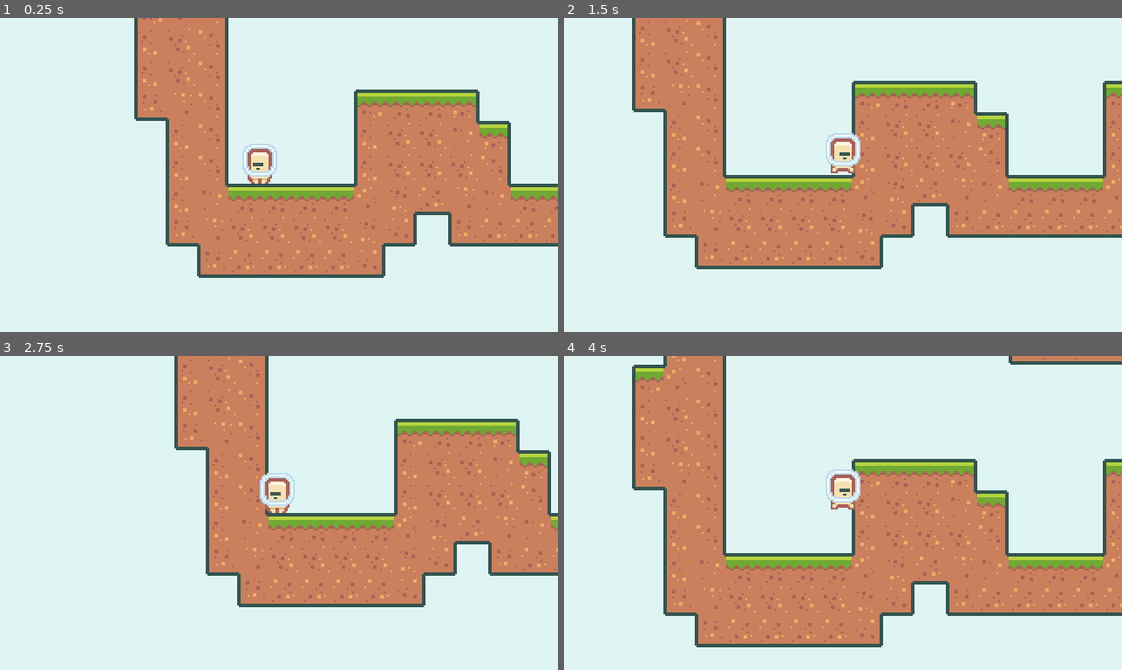
Above: before the commit, frames 1-4 (two rows, left to right).
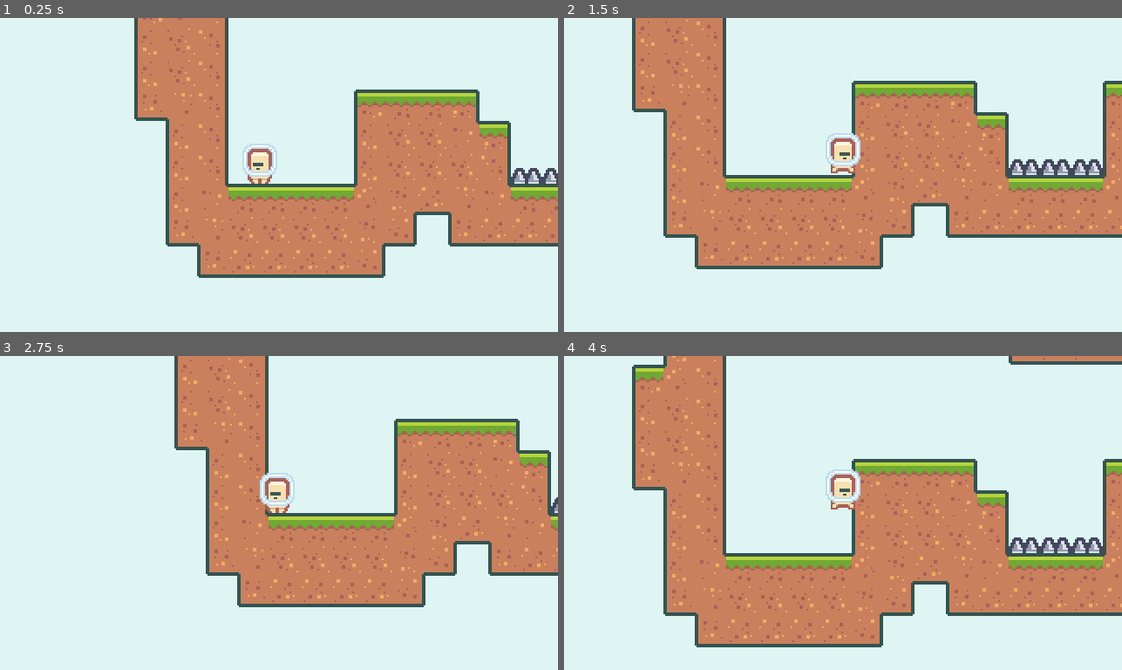
Above: after the commit, the same moments.

Repository: AJGeel/2D-Platformer
Game: Godot game, scene res://scenes/Main.tscn
The game is run twice, just before and just after one commit, with the same random seed, the same clock (stepped at 60 frames per second) and the same inputs.
Inputs:
- Up to frame 1 (0.25 s): no input
- Up to frame 2 (1.5 s): hold D (move_right) from 0.53 s (still down); tap W (jump) at 0.77 s
- Up to frame 3 (2.75 s): tap W (jump) at 1.52 s; release D (move_right) at 2.03 s; hold A (move_left) from 2.03 s (still down)
- Up to frame 4 (4 s): release A (move_left) at 2.78 s; hold D (move_right) from 2.78 s (still down); tap W (jump) at 3.02, 3.77 s

The runs differ from the first frame. In frame 1, 0.3% of the frame differs, in the area x 91-100%, y 47-53%; in frame 2, 0.5%, in the area x 79-97%, y 45-50%; in frame 3, less than 0.1%; in frame 4, 0.5%.

Commit message:
Add spikes scene

Diff:
--- a/project.godot
+++ b/project.godot
@@ -77,6 +77,11 @@
  ]
 }
 
+[layer_names]
+
+2d_physics/layer_19="HAZARD"
+2d_physics/layer_20="PICKUP"
+
 [physics]
 
 common/enable_pause_aware_picking=true
--- a/scenes/Coin.tscn
+++ b/scenes/Coin.tscn
@@ -82,13 +82,12 @@
 anims/pickup = SubResource( 4 )
 
 [node name="Area2D" type="Area2D" parent="."]
-collision_layer = 128
-collision_mask = 128
+collision_layer = 524288
+collision_mask = 524288
 
 [node name="CollisionShape2D" type="CollisionShape2D" parent="Area2D"]
 shape = SubResource( 2 )
 
 [node name="AnimatedSprite" type="AnimatedSprite" parent="."]
 frames = SubResource( 1 )
-frame = 1
 playing = true
--- a/scenes/Main.tscn
+++ b/scenes/Main.tscn
@@ -1,9 +1,10 @@
-[gd_scene load_steps=5 format=2]
+[gd_scene load_steps=6 format=2]
 
 [ext_resource path="res://resources/tileset.tres" type="TileSet" id=1]
 [ext_resource path="res://scenes/Player.tscn" type="PackedScene" id=2]
 [ext_resource path="res://scenes/GameCamera.tscn" type="PackedScene" id=3]
 [ext_resource path="res://scenes/Coin.tscn" type="PackedScene" id=4]
+[ext_resource path="res://scenes/Spikes.tscn" type="PackedScene" id=5]
 
 [node name="Node" type="Node"]
 
@@ -30,3 +31,42 @@
 
 [node name="Coin4" parent="." instance=ExtResource( 4 )]
 position = Vector2( -279, 243 )
+
+[node name="Spikes" parent="." instance=ExtResource( 5 )]
+position = Vector2( 9, 72 )
+
+[node name="Spikes2" parent="." instance=ExtResource( 5 )]
+position = Vector2( 27, 72 )
+
+[node name="Spikes3" parent="." instance=ExtResource( 5 )]
+position = Vector2( 45, 72 )
+
+[node name="Spikes4" parent="." instance=ExtResource( 5 )]
+position = Vector2( 117, 54 )
+
+[node name="Spikes5" parent="." instance=ExtResource( 5 )]
+position = Vector2( 153, 180 )
+
+[node name="Spikes6" parent="." instance=ExtResource( 5 )]
+position = Vector2( 135, 180 )
+
+[node name="Spikes7" parent="." instance=ExtResource( 5 )]
+position = Vector2( 117, 180 )
+
+[node name="Spikes8" parent="." instance=ExtResource( 5 )]
+position = Vector2( 99, 180 )
+
+[node name="Spikes9" parent="." instance=ExtResource( 5 )]
+position = Vector2( 9, 270 )
+
+[node name="Spikes10" parent="." instance=ExtResource( 5 )]
+position = Vector2( -261, 288 )
+
+[node name="Spikes11" parent="." instance=ExtResource( 5 )]
+position = Vector2( -279, 180 )
+
+[node name="Spikes12" parent="." instance=ExtResource( 5 )]
+position = Vector2( -297, 180 )
+
+[node name="Spikes13" parent="." instance=ExtResource( 5 )]
+position = Vector2( -108, 504 )
--- a/scenes/Player.gd
+++ b/scenes/Player.gd
@@ -1,4 +1,6 @@
 extends KinematicBody2D
+
+signal died
 
 var gravity = 1000
 var velocity = Vector2.ZERO
@@ -9,7 +11,7 @@
 var hasDoubleJump = false
 
 func _ready():
-	pass # Replace with function body.
+	$HazardArea.connect("area_entered", self, "on_hazard_area_entered")
 
 func _process(delta):
 	var moveVector = get_movement_vector()
@@ -60,3 +62,6 @@
 
 	if (moveVec.x != 0):
 		$AnimatedSprite.flip_h = true if moveVec.x > 0 else false
+
+func on_hazard_area_entered(area2d):
+	emit_signal("died")
--- a/scenes/Player.tscn
+++ b/scenes/Player.tscn
@@ -6,6 +6,9 @@
 
 [sub_resource type="CircleShape2D" id=3]
 radius = 16.0
+
+[sub_resource type="RectangleShape2D" id=4]
+extents = Vector2( 4, 7 )
 
 [sub_resource type="SpriteFrames" id=2]
 animations = [ {
@@ -35,13 +38,21 @@
 wait_time = 0.15
 one_shot = true
 
-[node name="Area2D" type="Area2D" parent="."]
-collision_layer = 128
-collision_mask = 128
+[node name="PickupArea" type="Area2D" parent="."]
+collision_layer = 524288
+collision_mask = 524288
 
-[node name="CollisionShape2D" type="CollisionShape2D" parent="Area2D"]
+[node name="CollisionShape2D" type="CollisionShape2D" parent="PickupArea"]
 position = Vector2( 0, -11 )
 shape = SubResource( 3 )
+
+[node name="HazardArea" type="Area2D" parent="."]
+position = Vector2( 0, -7 )
+collision_layer = 262144
+collision_mask = 262144
+
+[node name="CollisionShape2D" type="CollisionShape2D" parent="HazardArea"]
+shape = SubResource( 4 )
 
 [node name="AnimatedSprite" type="AnimatedSprite" parent="."]
 frames = SubResource( 2 )
--- /dev/null
+++ b/scenes/Spikes.tscn
@@ -0,0 +1,20 @@
+[gd_scene load_steps=3 format=2]
+
+[ext_resource path="res://assets/spikes/tile_0068.png" type="Texture" id=1]
+
+[sub_resource type="RectangleShape2D" id=1]
+extents = Vector2( 7, 2 )
+
+[node name="Spikes" type="Node2D"]
+
+[node name="Sprite" type="Sprite" parent="."]
+texture = ExtResource( 1 )
+offset = Vector2( 0, -9 )
+
+[node name="Area2D" type="Area2D" parent="."]
+position = Vector2( 0, -2 )
+collision_layer = 262144
+collision_mask = 262144
+
+[node name="CollisionShape2D" type="CollisionShape2D" parent="Area2D"]
+shape = SubResource( 1 )
Binary file added: assets/spikes/tile_0068.png
Not shown: 1 places in scenes/Player.tscn that only renumber resources
